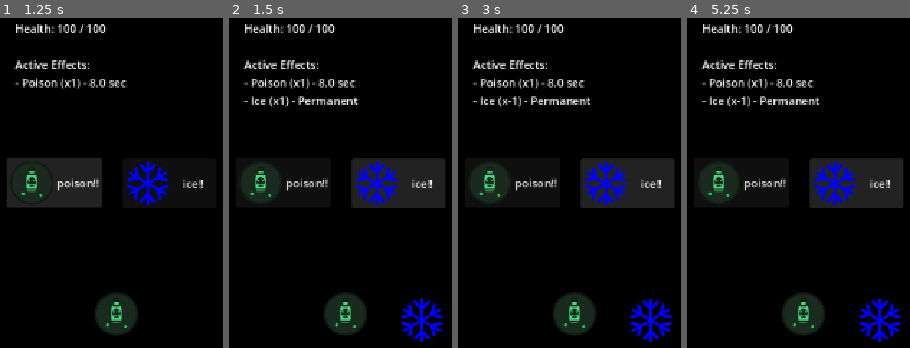
Above: before the commit, frames 1-4 (left to right).
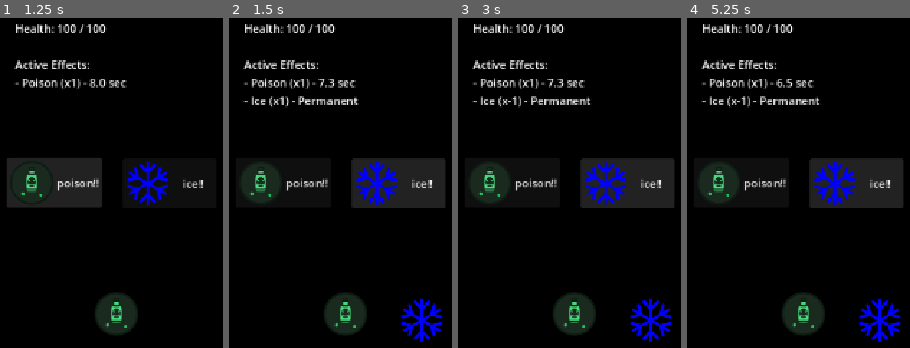
Above: after the commit, the same moments.

Repository: nestorac/godot-assets
Game: Godot game, scene res://TestStatusEffects.tscn
The game is run twice, just before and just after one commit, with the same random seed, the same clock (stepped at 60 frames per second) and the same inputs.
Inputs:
- Up to frame 1 (1.25 s): click "poison!!" at 0.5 s
- Up to frame 2 (1.5 s): click "ice!!" at 1.25 s
- Up to frame 3 (3 s): click "poison!!" at 2 s; click "ice!!" at 2.75 s
- Up to frame 4 (5.25 s): click "poison!!" at 3.5 s; click "ice!!" at 4.25 s; tap Enter at 5 s

Frame 1 is identical in both runs. In frame 2, 0.1% of the frame differs, in the area x 39-48%, y 18-22%; in frame 3, 0.1%; in frame 4, less than 0.1%.

Commit message:
Organizing things...

Diff:
--- a/status-effect-manager/Character.gd
+++ b/status-effect-manager/Character.gd
@@ -15,6 +15,10 @@
 
 signal poisoned
 signal iced
+
+# En tiempo real
+func _process(delta: float) -> void:
+	status_manager.process_tick(delta)
 
 func _ready() -> void:
 	print("=== Game Started ===")
@@ -51,7 +55,7 @@
 	status_manager.apply_effect(poison_effect)
 	poisoned.connect($"../UI/Poison"._on_poisoned)
 	poisoned.emit()
-	timer.start(8.0)
+#	timer.start(8.0)
 	print("Poison applied successfully!")
 	update_ui()
 
--- a/status-effect-manager/TestStatusEffects.tscn
+++ b/status-effect-manager/TestStatusEffects.tscn
@@ -2,16 +2,15 @@
 
 [ext_resource type="Script" uid="uid://bd5yobkaoatsv" path="res://test_status_effects.gd" id="1_1uj6j"]
 [ext_resource type="Script" uid="uid://y8ahmw8lkiqj" path="res://Character.gd" id="1_ha2cn"]
-[ext_resource type="Script" uid="uid://ca4v6h15c6o6b" path="res://status_effects/status_effect_manager.gd" id="2_00li4"]
+[ext_resource type="Script" uid="uid://ca4v6h15c6o6b" path="res://status_effect_manager.gd" id="2_00li4"]
 [ext_resource type="Resource" uid="uid://bwv33l0kcdgiv" path="res://status_effects/poison_effect.tres" id="2_y1pry"]
 [ext_resource type="Resource" uid="uid://cdkh6j2uo51bv" path="res://status_effects/ice_effect.tres" id="3_y1pry"]
 [ext_resource type="Texture2D" uid="uid://d0mnigx68eme4" path="res://status_effects/icons/poison.svg" id="5_m1mte"]
-[ext_resource type="Script" uid="uid://b3qidotiri6rf" path="res://poison.gd" id="6_5ih8j"]
+[ext_resource type="Script" uid="uid://di8yre2k6e4ls" path="res://status_effects/poison.gd" id="6_5ih8j"]
 [ext_resource type="Texture2D" uid="uid://cout8iokpd5hd" path="res://status_effects/icons/ice.svg" id="7_xsven"]
-[ext_resource type="Script" uid="uid://c83u1dr4ai08m" path="res://ice.gd" id="8_iad3b"]
+[ext_resource type="Script" uid="uid://b0g1suyv1q6au" path="res://status_effects/ice.gd" id="8_iad3b"]
 
 [node name="TestStatusEffects" type="Node2D" unique_id=2075915525]
-position = Vector2(392, 154)
 script = ExtResource("1_1uj6j")
 
 [node name="Character" type="Node" parent="." unique_id=1631246625]
--- a/status-effect-manager/poison.gd
+++ /dev/null
@@ -1,14 +0,0 @@
-extends Sprite2D
-
-
-# Called when the node enters the scene tree for the first time.
-func _ready() -> void:
-	pass # Replace with function body.
-
-
-# Called every frame. 'delta' is the elapsed time since the previous frame.
-func _process(delta: float) -> void:
-	pass
-
-func _on_poisoned():
-	visible = true
--- /dev/null
+++ b/status-effect-manager/status_effects/ice.gd
@@ -0,0 +1,4 @@
+extends Sprite2D
+
+func _on_iced():
+	visible = true
--- a/status-effect-manager/status_effects/ice_effect.tres
+++ b/status-effect-manager/status_effects/ice_effect.tres
@@ -1,7 +1,7 @@
 [gd_resource type="Resource" script_class="StatusEffect" format=3 uid="uid://cdkh6j2uo51bv"]
 
 [ext_resource type="Texture2D" uid="uid://cout8iokpd5hd" path="res://status_effects/icons/ice.svg" id="1_7tkc6"]
-[ext_resource type="Script" uid="uid://codwjjdg2vdx8" path="res://status_effects/status_effect.gd" id="1_r3qde"]
+[ext_resource type="Script" uid="uid://codwjjdg2vdx8" path="res://status_effect.gd" id="1_r3qde"]
 
 [resource]
 script = ExtResource("1_r3qde")
--- /dev/null
+++ b/status-effect-manager/status_effects/poison.gd
@@ -0,0 +1,4 @@
+extends Sprite2D
+
+func _on_poisoned():
+	visible = true
--- a/status-effect-manager/status_effects/poison_effect.tres
+++ b/status-effect-manager/status_effects/poison_effect.tres
@@ -1,6 +1,6 @@
 [gd_resource type="Resource" script_class="StatusEffect" format=3 uid="uid://bwv33l0kcdgiv"]
 
-[ext_resource type="Script" uid="uid://codwjjdg2vdx8" path="res://status_effects/status_effect.gd" id="1_crvlf"]
+[ext_resource type="Script" uid="uid://codwjjdg2vdx8" path="res://status_effect.gd" id="1_crvlf"]
 [ext_resource type="Texture2D" uid="uid://d0mnigx68eme4" path="res://status_effects/icons/poison.svg" id="1_prqr8"]
 
 [resource]
--- /dev/null
+++ b/status-effect-manager/status_effects/poison_status.gd
@@ -0,0 +1,16 @@
+class_name PoisonStatus
+extends StatusEffect
+
+## Damage per tick.
+@export var damage_per_tick: int = 5
+
+func on_event(event: String, data: Dictionary, manager: StatusEffectManager) -> void:
+	match event:
+		"applied":
+			print("%s applied" % effect_name)
+		"tick":
+			# Here, real damage.
+			if manager.owner_node.has_method("take_damage"):
+				manager.owner_node.take_damage(damage_per_tick * data.get("stacks", 1))
+		"removed":
+			print("%s ficnished" % effect_name)
Renamed: status-effect-manager/status_effects/status_effect.gd -> status-effect-manager/status_effect.gd
Renamed: status-effect-manager/status_effects/status_effect.gd.uid -> status-effect-manager/status_effect.gd.uid
Renamed: status-effect-manager/status_effects/status_effect_manager.gd -> status-effect-manager/status_effect_manager.gd
Renamed: status-effect-manager/status_effects/status_effect_manager.gd.uid -> status-effect-manager/status_effect_manager.gd.uid
Not shown, added: status-effect-manager/status_effects/ice.gd.uid
Renamed: status-effect-manager/ice.gd -> status-effect-manager/status_effects/ice_status.gd
Renamed: status-effect-manager/ice.gd.uid -> status-effect-manager/status_effects/ice_status.gd.uid
Not shown, added: status-effect-manager/status_effects/poison.gd.uid
Renamed: status-effect-manager/poison.gd.uid -> status-effect-manager/status_effects/poison_status.gd.uid
